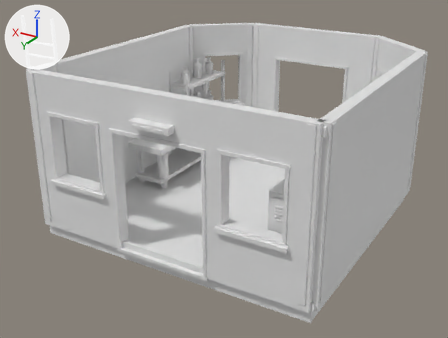
Renders of the OBJ model vesper-glassworks-r1/Assets/toolmakers-shop-ground.obj from each side of a commit.
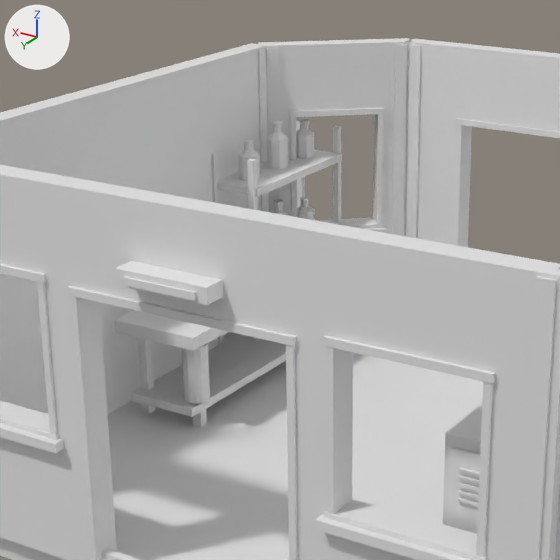
Old and new are each drawn whole from a camera (50 mm lens) standing at (-5.65, 10.42, 5.94) and looking at (0.25, 0.57, 1.02) and again close up on the part from 18% to 71% of the width and 2% to 72% of the height. Every picture has the same lights, and +X, +Y and +Z are marked at upper left. The last two pictures show the newer version. Where no turn or scale is listed for an object, it has been applied to the vertices.

In view in the first close-up: 'toolmakers-shop-ground'.
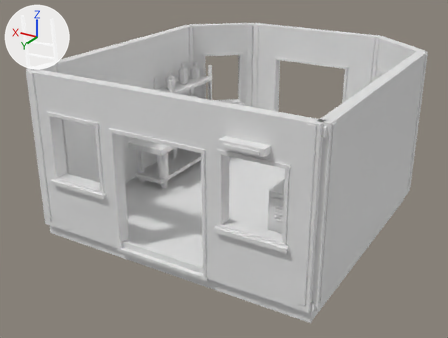
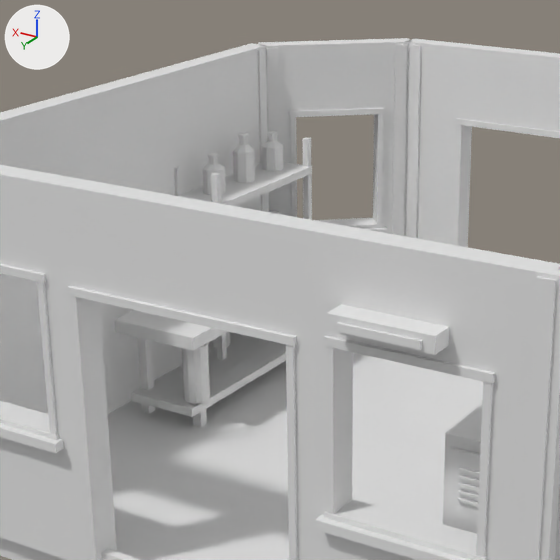
The edits, one by one:
me_toolmakers_shop_ground has 2330 vertices, 4028 faces and spans x -2.87..3.43, y -3.13..3.3, z 0.0..4.05.
me_toolmakers_shop_ground is used by ob_toolmakers_shop_ground; location (0.0, 0.0, 0.0).
me_toolmakers_shop_ground part 1: the loose piece of 8 vertices spanning x -0.38..0.38, y 3.08..3.28, z 2.69..2.81 is moved by (-1.65, 0.0, 0.0).
me_toolmakers_shop_ground part 2: the loose piece of 8 vertices spanning x -0.29..0.29, y 3.28..3.3, z 2.71..2.77 is moved by (-1.65, 0.0, 0.0).
me_toolmakers_shop_ground part 3: the loose piece of 12 vertices spanning x 2.62..2.68, y -2.63..-2.57, z 0.25..2.35 is moved by (0.0, 0.6, 0.0).
me_toolmakers_shop_ground part 4: the loose piece of 12 vertices spanning x 2.16..2.22, y -2.63..-2.57, z 0.25..2.35 is moved by (0.0, 0.6, 0.0).
me_toolmakers_shop_ground part 5: the loose piece of 12 vertices spanning x 2.62..2.68, y -1.03..-0.97, z 0.25..2.35 is moved by (0.0, 0.6, 0.0).
me_toolmakers_shop_ground part 6: the loose piece of 12 vertices spanning x 2.16..2.22, y -1.03..-0.97, z 0.25..2.35 is moved by (0.0, 0.6, 0.0).
me_toolmakers_shop_ground part 7: the loose piece of 8 vertices spanning x 2.13..2.71, y -2.6..-1.0, z 0.33..0.41 is moved by (0.0, 0.6, 0.0).
me_toolmakers_shop_ground part 8: the loose piece of 32 vertices spanning x 2.31..2.53, y -1.4..-1.18, z 0.41..0.76 is moved by (0.0, 0.6, 0.0).
me_toolmakers_shop_ground part 9: the loose piece of 32 vertices spanning x 2.31..2.53, y -2.42..-2.2, z 1.24..1.59 is moved by (0.0, 0.6, 0.0).
me_toolmakers_shop_ground part 10: the loose piece of 14 vertices spanning x 2.36..2.48, y -2.36..-2.26, z 1.59..1.62 is moved by (0.0, 0.6, 0.0).
me_toolmakers_shop_ground part 11: the loose piece of 32 vertices spanning x 2.31..2.53, y -1.91..-1.69, z 1.24..1.68 is moved by (0.0, 0.6, 0.0).
me_toolmakers_shop_ground part 12: the loose piece of 14 vertices spanning x 2.36..2.48, y -1.85..-1.75, z 1.68..1.71 is moved by (0.0, 0.6, 0.0).
me_toolmakers_shop_ground part 13: the loose piece of 8 vertices spanning x 2.13..2.71, y -2.6..-1.0, z 1.99..2.07 is moved by (0.0, 0.6, 0.0).
me_toolmakers_shop_ground part 14: the loose piece of 32 vertices spanning x 2.31..2.53, y -2.42..-2.2, z 2.07..2.42 is moved by (0.0, 0.6, 0.0).
me_toolmakers_shop_ground part 15: the loose piece of 14 vertices spanning x 2.36..2.48, y -2.36..-2.26, z 2.42..2.45 is moved by (0.0, 0.6, 0.0).
me_toolmakers_shop_ground part 16: the loose piece of 32 vertices spanning x 2.31..2.53, y -1.91..-1.69, z 2.07..2.51 is moved by (0.0, 0.6, 0.0).
me_toolmakers_shop_ground part 17: 60 of the vertices in x 2.31..2.53, y -1.85..-1.18, z 2.07..2.54 are moved by (0.0, 0.6, 0.0).

Changed parts and their boxes (x1, y1, x2, y2) in the close-ups (560 x 560 px; the box of a moved part takes in the faces that stretch with it):
part 1 of me_toolmakers_shop_ground, moved or reshaped: before (115, 261, 223, 305); after (326, 304, 449, 355)
part 2 of me_toolmakers_shop_ground, moved or reshaped: before (123, 277, 196, 301); after (336, 322, 422, 350)
part 3 of me_toolmakers_shop_ground, moved or reshaped (not visible afterwards): before (296, 121, 305, 208)
part 4 of me_toolmakers_shop_ground, moved or reshaped: before (333, 126, 341, 221); after (302, 137, 312, 220)
part 5 of me_toolmakers_shop_ground, moved or reshaped: before (211, 153, 224, 345); after (174, 167, 182, 196)
part 6 of me_toolmakers_shop_ground, moved or reshaped: before (247, 159, 259, 340); after (211, 173, 227, 360)
part 7 of me_toolmakers_shop_ground, moved or reshaped (mostly hidden): before (222, 332, 238, 343); after (208, 332, 238, 351)
part 8 of me_toolmakers_shop_ground, moved or reshaped (not visible before): after (209, 332, 231, 350)
part 9 of me_toolmakers_shop_ground, moved or reshaped (not visible afterwards): before (297, 201, 315, 220)
part 10 of me_toolmakers_shop_ground, moved or reshaped: before (300, 196, 310, 201); after (269, 210, 279, 214)
part 11 of me_toolmakers_shop_ground, moved or reshaped (not visible afterwards): before (272, 204, 289, 216)
part 12 of me_toolmakers_shop_ground, moved or reshaped (not visible afterwards): before (273, 199, 283, 205)
part 13 of me_toolmakers_shop_ground, moved or reshaped: before (217, 150, 342, 196); after (180, 162, 312, 206)
part 14 of me_toolmakers_shop_ground, moved or reshaped: before (296, 124, 315, 158); after (262, 135, 284, 171)
part 15 of me_toolmakers_shop_ground, moved or reshaped: before (299, 119, 309, 124); after (267, 131, 277, 136)
part 16 of me_toolmakers_shop_ground, moved or reshaped: before (267, 125, 288, 169); after (233, 137, 255, 183)
part 17 of me_toolmakers_shop_ground, moved or reshaped: before (238, 120, 282, 181); after (202, 132, 249, 195)
